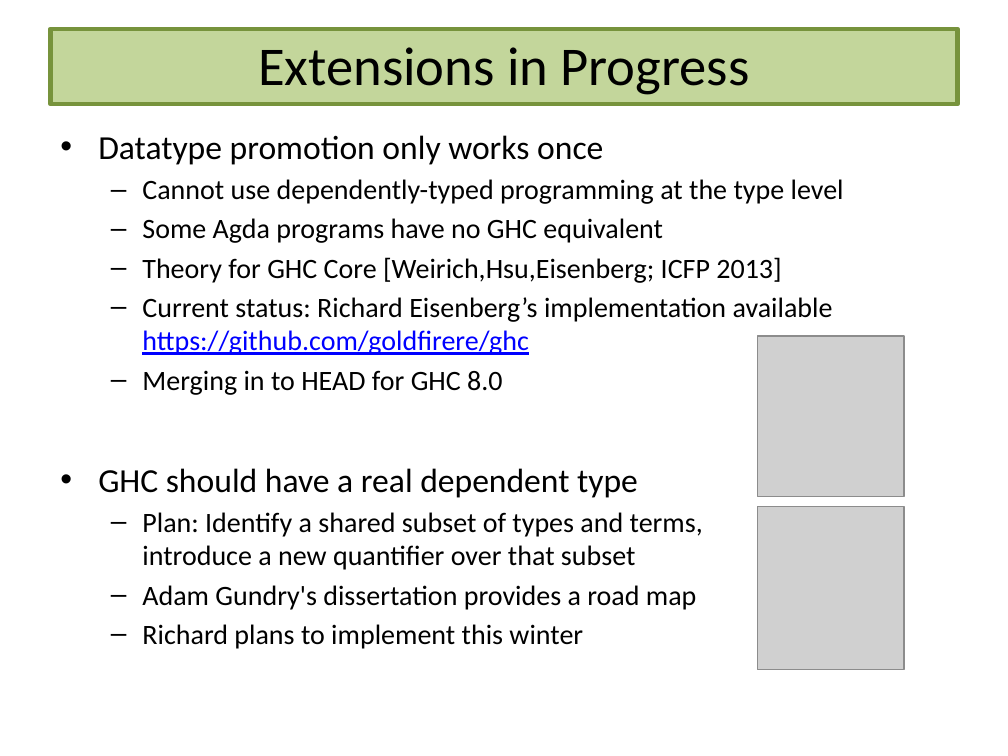
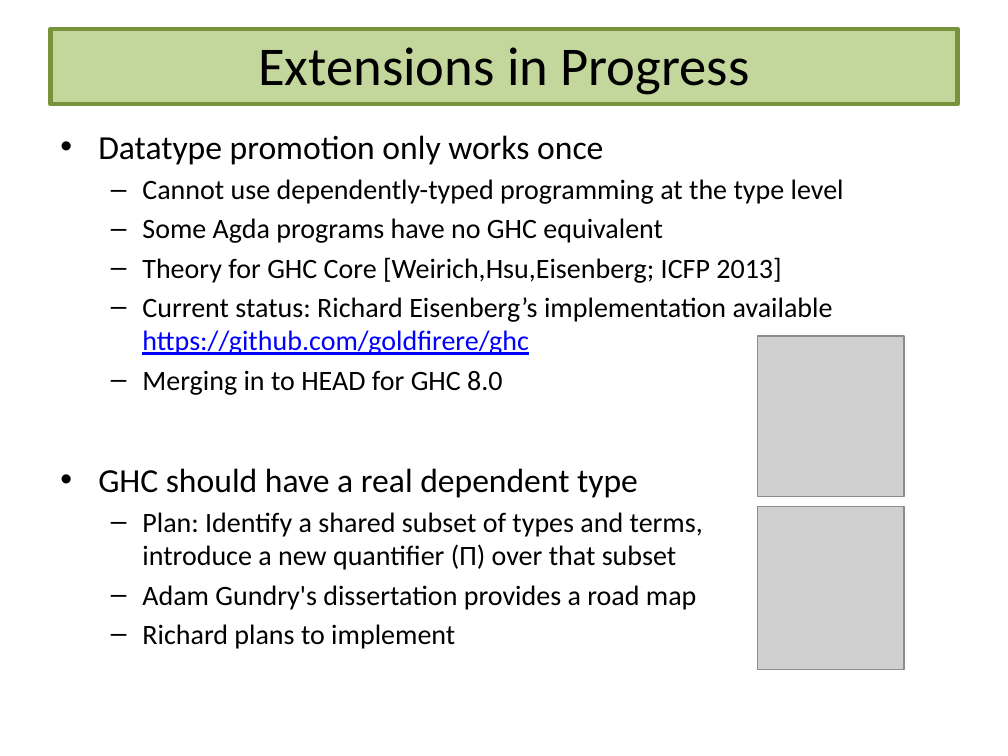
Before and after one commit to sweirich/dth, a slide deck: slide 34 of depending-on-types/depending-on-types.pptx. Drawn at 1008x756 pixels with LibreOffice and Linux fonts; fonts in the diff are those of the drawing; grey boxes stand for pictures. Boxes give left, top, right and bottom in pixels: in the first picture for what was removed or moved away, otherwise in the second. Text is boxed around its words. In the diff, an @@ line names an element or a change of style, - is before the commit and + after.

```diff
--- a/depending-on-types/depending-on-types.pptx
+++ b/depending-on-types/depending-on-types.pptx
@@ text at box(142, 512, 703, 570): text changed @@
-  – Plan: Identify a shared subset of types and terms,
-    introduce a new quantifier over that subset
+  – Plan: Identify a shared subset of types and terms,
+    introduce a new quantifier (Π) over that subset
@@ text at box(142, 624, 455, 649): text changed @@
-  – Richard plans to implement this winter
+  – Richard plans to implement
```
Also in this commit, not shown: 7 other slides changed, 1 slide added, 1 slide removed.
